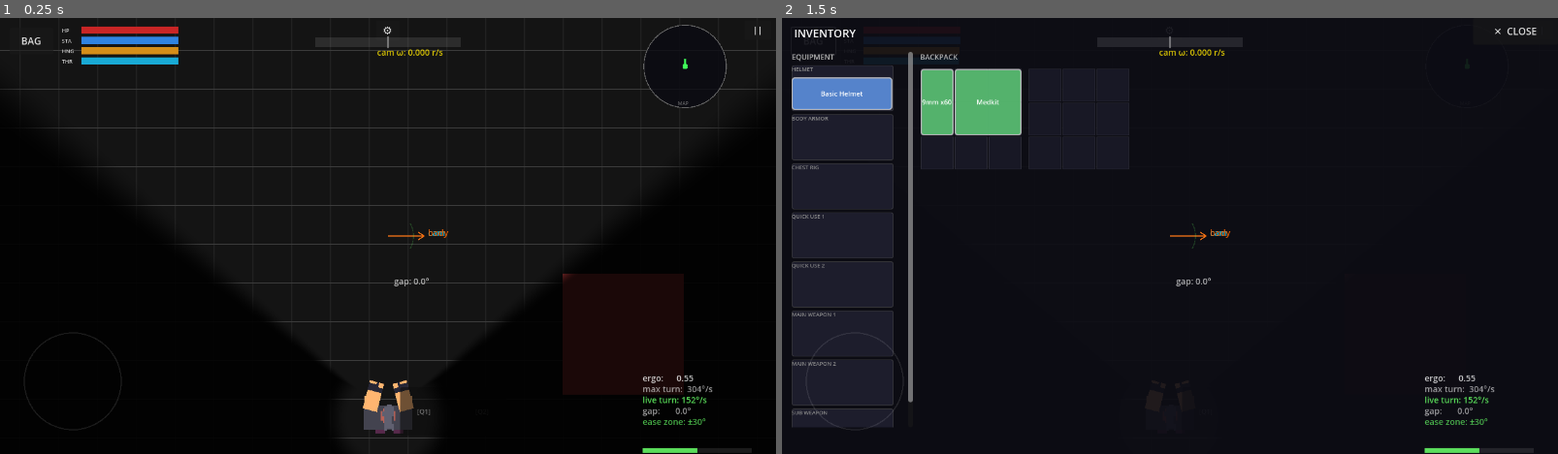
Above: before the commit, frames 1-2 (left to right).
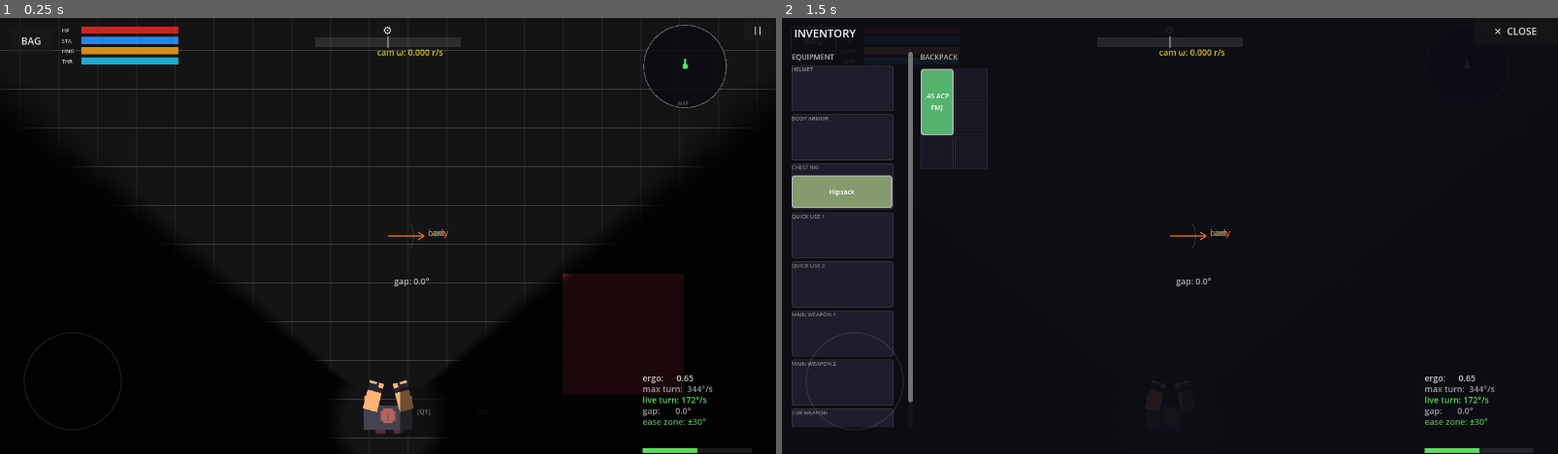
Above: after the commit, the same moments.

Repository: jklrjklr/zhukov
Game: Godot game, scene res://main.tscn
Two runs of this game, one before a commit and one after it. Both use one fixed random seed, a clock stepped at 60 frames per second and the inputs below. This scene is started directly instead of the project's main scene.
Inputs:
- Up to frame 1 (0.25 s): no input
- Up to frame 2 (1.5 s): click "BAG" at 0.5 s; click "[Q1]" at 1.25 s

The runs differ from the first frame. In frame 1, less than 0.1% of the frame differs, in the area x 49-90%, y 82-95%; in frame 2, 3.5%, in the area x 1-90%, y 11-89%.

Commit message:
Add M1911 starter loadout; apply on new game and death
New items in items.json:
- m1911: semi-auto pistol, 8-round mag, 38 dmg, 1500 px/s muzzle velocity
- ammo_45acp_fmj: .45 ACP ammo, 1×2 grid, stacks to 120
- hipsack: rig item with 2×3 storage, goes in chest_rig slot

Starter loadout (new game + death respawn):
- Hipsack equipped in chest_rig slot
- Backpack layout set to {(2,3)} to match hipsack storage
- 60× .45 ACP FMJ placed in the hipsack
- M1911 equipped in weapon slot 0 (replaces hardcoded micro_uzi)

Death handling wired up in main.gd: restores full health, resets inventory,
reapplies starter loadout, and re-equips the M1911 with a fresh magazine.

SafehouseScene._seed_items() updated to match — both entry points now give
the same loadout on an empty save slot.

InventoryGrid.clear() and InventorySystem.reset_to_empty() added to support
inventory wipe on death without breaking existing UI slot references.

https://claude.ai/code/session_012v9MvoDXPfKFaXjuVB4qrQ

Diff:
--- a/data/items.json
+++ b/data/items.json
@@ -1,4 +1,53 @@
 {
+  "m1911": {
+    "type": "pistol",
+    "display_name": "M1911",
+    "damage": 38,
+    "armor_penetration": 12,
+    "stagger_power": 0.5,
+    "damage_falloff_start": 150.0,
+    "damage_falloff_end": 400.0,
+    "rpm": 180,
+    "muzzle_velocity": 1500.0,
+    "fire_modes": ["semi"],
+    "pellet_count": 1,
+    "spread": 1.5,
+    "muzzle_rise": 9.0,
+    "muzzle_rise_recovery": 6.0,
+    "lateral_recoil": 3.5,
+    "lateral_recoil_left_chance": 0.5,
+    "ergonomics": 0.65,
+    "ads_speed": 0.2,
+    "reload_time": 1.6,
+    "reload_type": "magazine",
+    "magazine_size": 8,
+    "weight": 1.1,
+    "sound_level": 0.75,
+    "muzzle_flash_scale": 0.85,
+    "headshot_multiplier": 3.0,
+    "slot_size": [1, 2],
+    "sprite": "res://assets/weapons/m1911.png",
+    "sight": {
+      "display_name": "Iron Sights",
+      "reticle_type": "dot",
+      "ergo_mult": 0.9,
+      "scope_mult": 1.0,
+      "fov_radius": 0.40
+    }
+  },
+  "ammo_45acp_fmj": {
+    "type": "consumable",
+    "display_name": ".45 ACP FMJ",
+    "grid_size": [1, 2],
+    "weight": 0.5,
+    "max_stack": 120
+  },
+  "hipsack": {
+    "type": "rig",
+    "display_name": "Hipsack",
+    "grid_size": [1, 2],
+    "weight": 0.4
+  },
   "micro_uzi": {
     "type": "smg",
     "display_name": "Micro Uzi",
--- a/inventory/InventoryGrid.gd
+++ b/inventory/InventoryGrid.gd
@@ -87,6 +87,11 @@
 		items_list.append(item_data)
 	return {"size": [cols, rows], "items": items_list}
 
+func clear() -> void:
+	for i in rows:
+		_cells[i].fill("")
+	_placed.clear()
+
 func _effective_size(item: Item, rotated: bool) -> Vector2i:
 	if rotated:
 		return Vector2i(item.grid_size.y, item.grid_size.x)
--- a/inventory/InventorySystem.gd
+++ b/inventory/InventorySystem.gd
@@ -87,6 +87,16 @@
 				return add_to_backpack(item, i, pos, rotated)
 	return false
 
+func reset_to_empty() -> void:
+	for slot_name: String in ["helmet", "body_armor", "chest_rig",
+			"quick_use_1", "quick_use_2", "main_weapon_1", "main_weapon_2", "sub_weapon"]:
+		var slot := _get_slot(slot_name)
+		if slot != null:
+			slot.unequip()
+	for grid: InventoryGrid in backpack_compartments:
+		grid.clear()
+	inventory_changed.emit()
+
 func get_slot(slot_name: String) -> InventorySlot:
 	return _get_slot(slot_name)
 
--- a/main.gd
+++ b/main.gd
@@ -3,6 +3,7 @@
 var _playtime:    float = 0.0
 var _game_active: bool  = false
 var _pause_menu:  PauseMenu = null
+var _player:      Player = null
 
 func _ready() -> void:
 	var slot      := GameState.save_slot
@@ -14,14 +15,14 @@
 
 	_playtime = GameState.playtime
 
-	var player:        Player            = $Player
-	var inventory_sys: InventorySystem   = $Player/InventorySystem
-	var inventory_ui:  CanvasLayer       = $InventoryUI
+	_player = $Player
+	var inventory_sys: InventorySystem = $Player/InventorySystem
+	var inventory_ui:  CanvasLayer     = $InventoryUI
 
 	if save_data.has("inventory"):
 		inventory_sys.load_from_dict(save_data["inventory"])
 	else:
-		_seed_demo_items(inventory_sys)
+		_apply_starter_loadout()
 
 	inventory_ui.setup(inventory_sys)
 	inventory_ui.visibility_changed.connect(func():
@@ -29,29 +30,30 @@
 	$HUD.inventory_requested.connect(inventory_ui.toggle)
 
 	if save_data.has("health"):
-		player.health     = int(save_data["health"])
-		player.max_health = int(save_data.get("max_health", 100))
+		_player.health     = int(save_data["health"])
+		_player.max_health = int(save_data.get("max_health", 100))
 	if save_data.has("position"):
 		var pos: Array = save_data["position"]
-		player.global_position = Vector2(float(pos[0]), float(pos[1]))
+		_player.global_position = Vector2(float(pos[0]), float(pos[1]))
 	if save_data.has("survival"):
 		var sv: Dictionary = save_data["survival"]
-		player.survival.stamina = float(sv.get("stamina", 100.0))
-		player.survival.hunger  = float(sv.get("hunger",  100.0))
-		player.survival.thirst  = float(sv.get("thirst",  100.0))
+		_player.survival.stamina = float(sv.get("stamina", 100.0))
+		_player.survival.hunger  = float(sv.get("hunger",  100.0))
+		_player.survival.thirst  = float(sv.get("thirst",  100.0))
 
 	var ads_overlay: CanvasLayer = $AdsOverlay
-	ads_overlay.setup(player)
-	player.entered_ads.connect(ads_overlay.show_ads)
-	player.exited_ads.connect(ads_overlay.hide_ads)
+	ads_overlay.setup(_player)
+	_player.entered_ads.connect(ads_overlay.show_ads)
+	_player.exited_ads.connect(ads_overlay.hide_ads)
+	_player.player_died.connect(_on_player_died)
 	$HUD.ads_pressed.connect(_on_ads_pressed)
-	$HUD.ads_released.connect(player.on_ads_released)
+	$HUD.ads_released.connect(_player.on_ads_released)
 
 	var screen_fx := ScreenEffects.new()
 	add_child(screen_fx)
 
 	_pause_menu = PauseMenu.new()
-	_pause_menu.setup(player, inventory_sys, screen_fx)
+	_pause_menu.setup(_player, inventory_sys, screen_fx)
 	_pause_menu.save_slot = slot
 	_pause_menu.playtime  = _playtime
 	add_child(_pause_menu)
@@ -70,32 +72,29 @@
 
 
 func _on_ads_pressed() -> void:
-	var player: Player = $Player
-	var weapon_sys: WeaponSystem = player.get_node("WeaponSystem")
+	var weapon_sys: WeaponSystem = _player.get_node("WeaponSystem")
 	var sight: SightData = weapon_sys.get_active_weapon().get_sight() \
 		if weapon_sys.get_active_weapon() != null else SightData.iron_sights()
-	player.on_ads_pressed(sight)
+	_player.on_ads_pressed(sight)
 
+func _on_player_died() -> void:
+	_player.health = _player.max_health
+	_player.health_changed.emit(_player.health)
+	_apply_starter_loadout()
+	_player.get_node("WeaponSystem").equip(0, "m1911")
 
-func _seed_demo_items(inv: InventorySystem) -> void:
-	var helmet := Item.new()
-	helmet.item_id      = "helmet_basic"
-	helmet.display_name = "Basic Helmet"
-	helmet.type         = "helmet"
-	helmet.grid_size    = Vector2i(1, 1)
-	inv.equip("helmet", helmet)
-
-	var ammo := Item.new()
-	ammo.item_id      = "ammo_9mm"
-	ammo.display_name = "9mm x60"
-	ammo.type         = "consumable"
-	ammo.grid_size    = Vector2i(1, 2)
-	ammo.quantity     = 60
-	inv.auto_add_to_backpack(ammo)
-
-	var medkit := Item.new()
-	medkit.item_id      = "medkit"
-	medkit.display_name = "Medkit"
-	medkit.type         = "consumable"
-	medkit.grid_size    = Vector2i(2, 2)
-	inv.auto_add_to_backpack(medkit)
+func _apply_starter_loadout() -> void:
+	var inv := _player.inventory
+	inv.reset_to_empty()
+	inv.set_backpack_layout("{(2,3)}")
+	var db: Node = get_node_or_null("/root/ItemDB")
+	if db == null:
+		return
+	var hs_def: Dictionary = db.get_item("hipsack")
+	if not hs_def.is_empty():
+		inv.equip("chest_rig", Item.from_dict("hipsack", hs_def))
+	var ammo_def: Dictionary = db.get_item("ammo_45acp_fmj")
+	if not ammo_def.is_empty():
+		var ammo := Item.from_dict("ammo_45acp_fmj", ammo_def)
+		ammo.quantity = 60
+		inv.auto_add_to_backpack(ammo)
--- a/player/Player.gd
+++ b/player/Player.gd
@@ -95,7 +95,7 @@
 	_elbow_l.rotation =  ELBOW_BEND
 	_elbow_r.rotation = -ELBOW_BEND
 	await get_tree().process_frame
-	$WeaponSystem.equip(0, "micro_uzi")
+	$WeaponSystem.equip(0, "m1911")
 	add_to_group("player")
 
 func _physics_process(delta: float) -> void:
--- a/safehouse/SafehouseScene.gd
+++ b/safehouse/SafehouseScene.gd
@@ -284,20 +284,20 @@
 	$HUD.inventory_requested.connect(_inv_ui.toggle)
 
 func _seed_items() -> void:
-	var helmet := Item.new()
-	helmet.item_id = "helmet_basic"; helmet.display_name = "Basic Helmet"
-	helmet.type = "helmet"; helmet.grid_size = Vector2i(1, 1)
-	_player.inventory.equip("helmet", helmet)
-
-	var ammo := Item.new()
-	ammo.item_id = "ammo_9mm"; ammo.display_name = "9mm x60"
-	ammo.type = "consumable"; ammo.grid_size = Vector2i(1, 2); ammo.quantity = 60
-	_player.inventory.auto_add_to_backpack(ammo)
-
-	var medkit := Item.new()
-	medkit.item_id = "medkit"; medkit.display_name = "Medkit"
-	medkit.type = "consumable"; medkit.grid_size = Vector2i(2, 2)
-	_player.inventory.auto_add_to_backpack(medkit)
+	var inv := _player.inventory
+	inv.reset_to_empty()
+	inv.set_backpack_layout("{(2,3)}")
+	var db: Node = get_node_or_null("/root/ItemDB")
+	if db == null:
+		return
+	var hs_def: Dictionary = db.get_item("hipsack")
+	if not hs_def.is_empty():
+		inv.equip("chest_rig", Item.from_dict("hipsack", hs_def))
+	var ammo_def: Dictionary = db.get_item("ammo_45acp_fmj")
+	if not ammo_def.is_empty():
+		var ammo := Item.from_dict("ammo_45acp_fmj", ammo_def)
+		ammo.quantity = 60
+		inv.auto_add_to_backpack(ammo)
 
 # ── Local UI layer ────────────────────────────────────────────────────────────
 
Binary file added: assets/weapons/m1911.png
Not shown, added: assets/weapons/m1911.png.import
Not shown, changed: tools/generate_sprites.py
